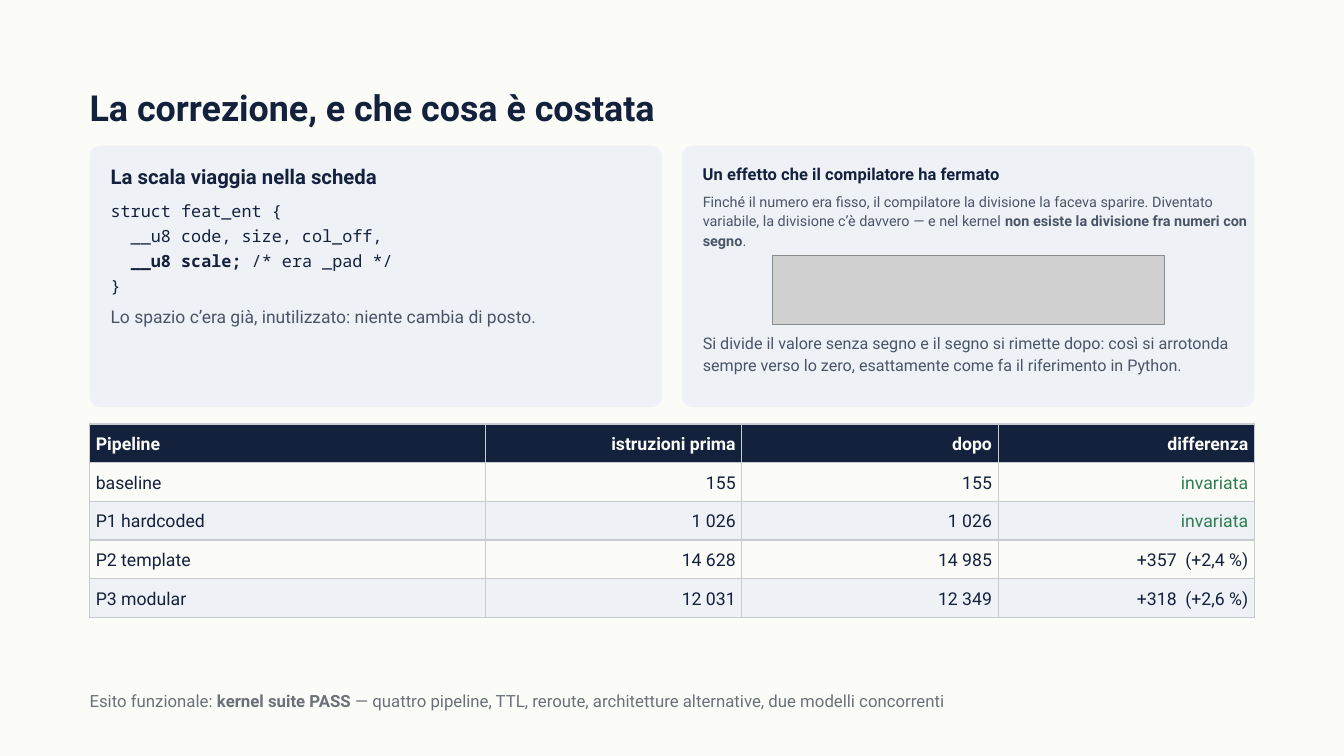
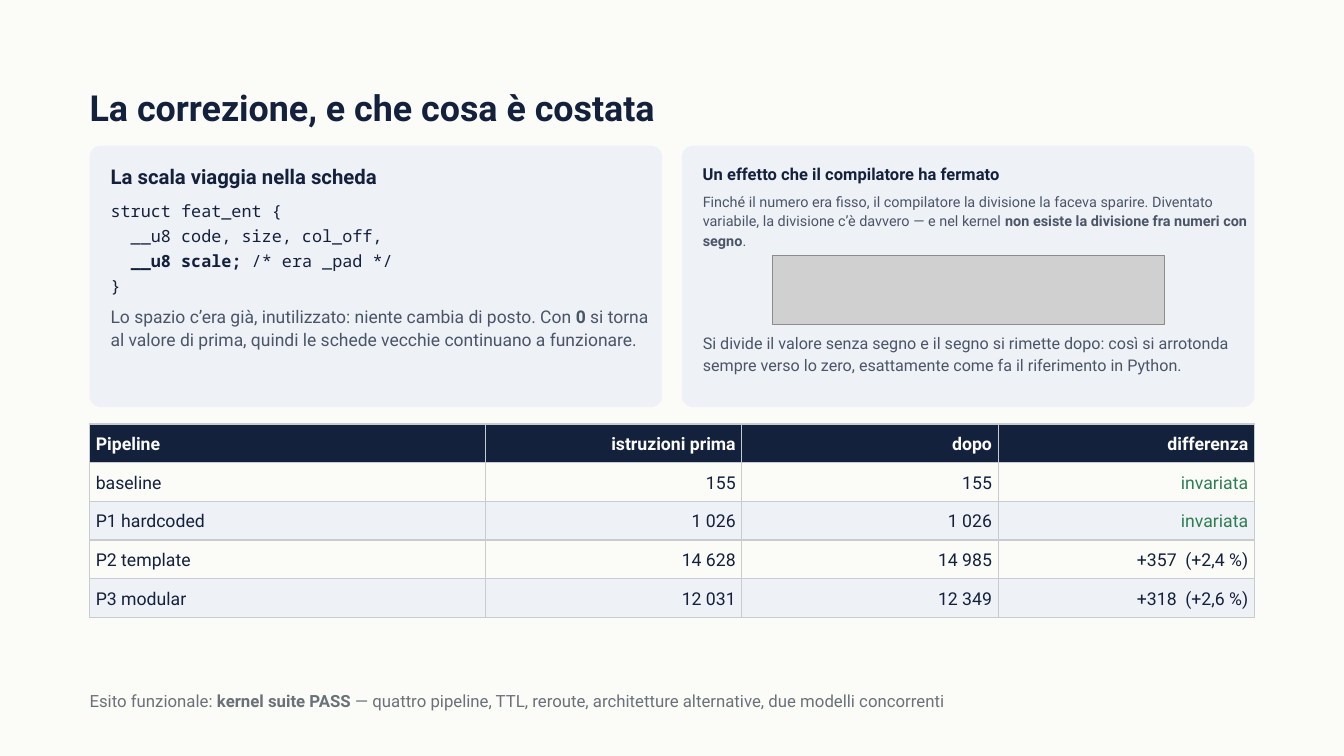
Before and after one commit to ettore-cantile/ipa_lab, a slide deck: slide 24 of docs/IPA eBPF — Implementazione e risultati.pptx (slide 19 before the commit). Drawn at 1344x756 pixels with LibreOffice and Linux fonts; fonts in the diff are those of the drawing; grey boxes stand for pictures. Boxes give left, top, right and bottom in pixels: in the first picture for what was removed or moved away, otherwise in the second. Text is boxed around its words. In the diff, an @@ line names an element or a change of style, - is before the commit and + after.

```diff
--- a/docs/IPA eBPF — Implementazione e risultati.pptx
+++ b/docs/IPA eBPF — Implementazione e risultati.pptx
@@ text at [111,310,649,350]: text changed @@
-Lo spazio c’era già, inutilizzato: niente cambia di posto.
+Lo spazio c’era già, inutilizzato: niente cambia di posto. Con 0 si torna al valore di prima, quindi le schede vecchie continuano a funzionare.
```
Also in this commit, not shown: 9 other slides changed, 7 slides added, 42 other files.
